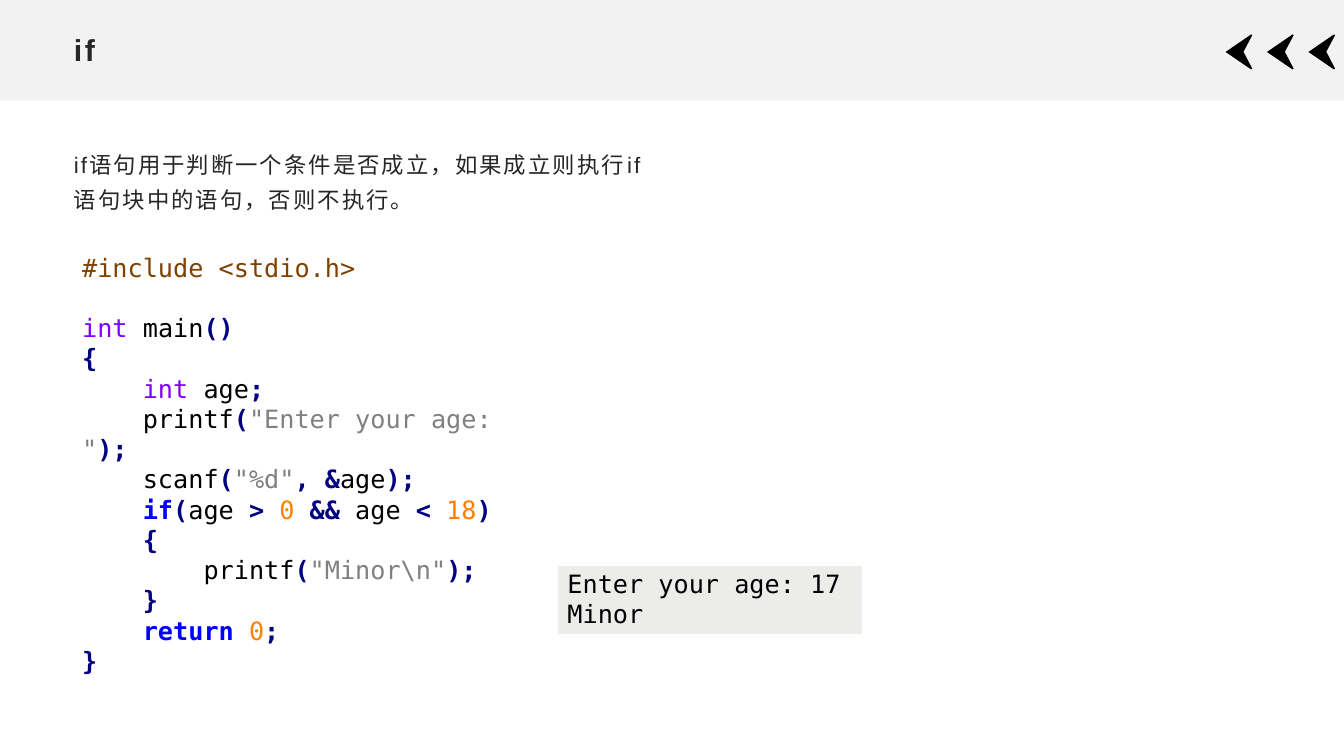
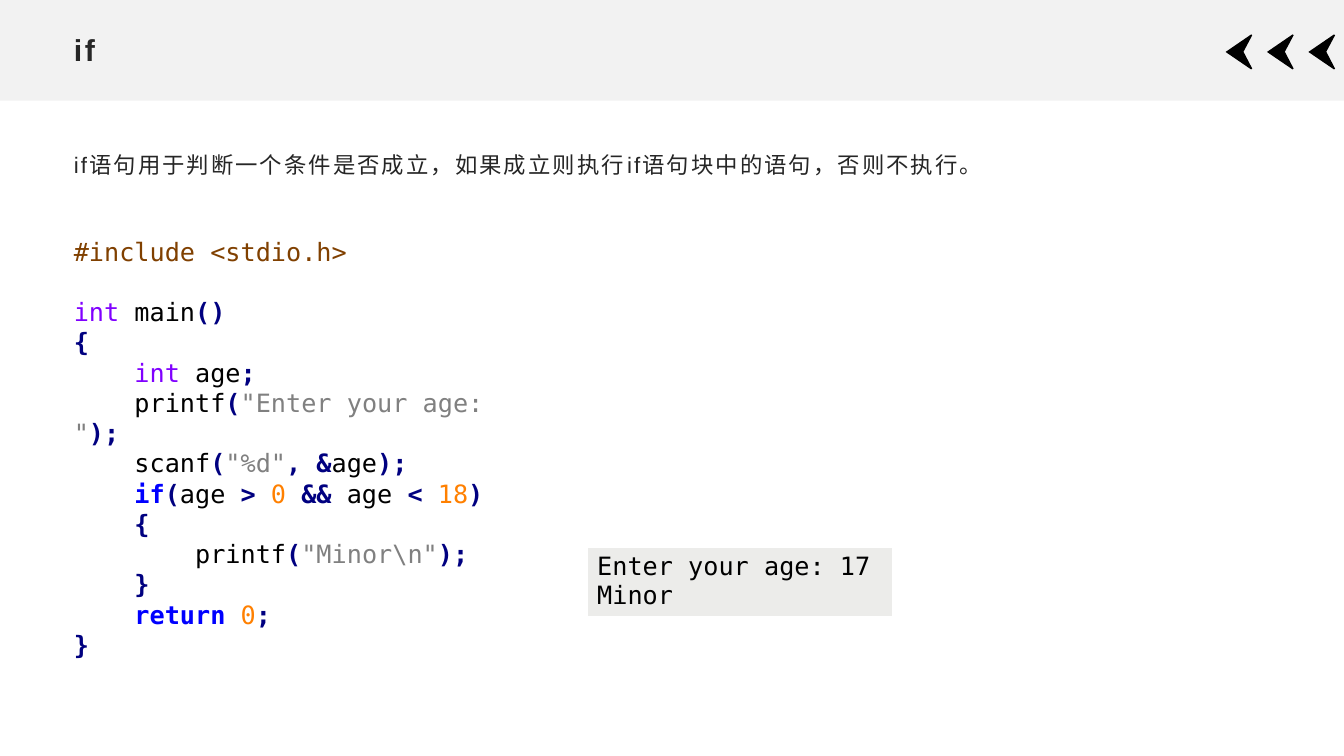
Before and after one commit to xdai02/C, a slide deck: slide 10 of slides/Chapter2.pptx. Drawn at 1344x756 pixels with LibreOffice and Linux fonts; fonts in the diff are those of the drawing. Boxes give left, top, right and bottom in pixels: in the first picture for what was removed or moved away, otherwise in the second. Text is boxed around its words. In the diff, an @@ line names an element or a change of style, - is before the commit and + after.

```diff
--- a/slides/Chapter2.pptx
+++ b/slides/Chapter2.pptx
@@ text "if语句用于判断一个条件是否成立，如果成立则执行if语句块中的语句，否则不执行。" rewrapped from bbox=[74, 155, 624, 210] to bbox=[74, 155, 982, 175] @@
@@ text "#include <stdio.h>": place and size @@
-text "#include <stdio.h>" at bbox=[82, 257, 492, 644]
+text "#include <stdio.h>" at bbox=[74, 241, 484, 628]
@@ table: place and size @@
-table at bbox=[558, 566, 863, 636]
+table at bbox=[587, 547, 892, 618]
```
Also in this commit, not shown: 11 other slides changed, 2 other files.
